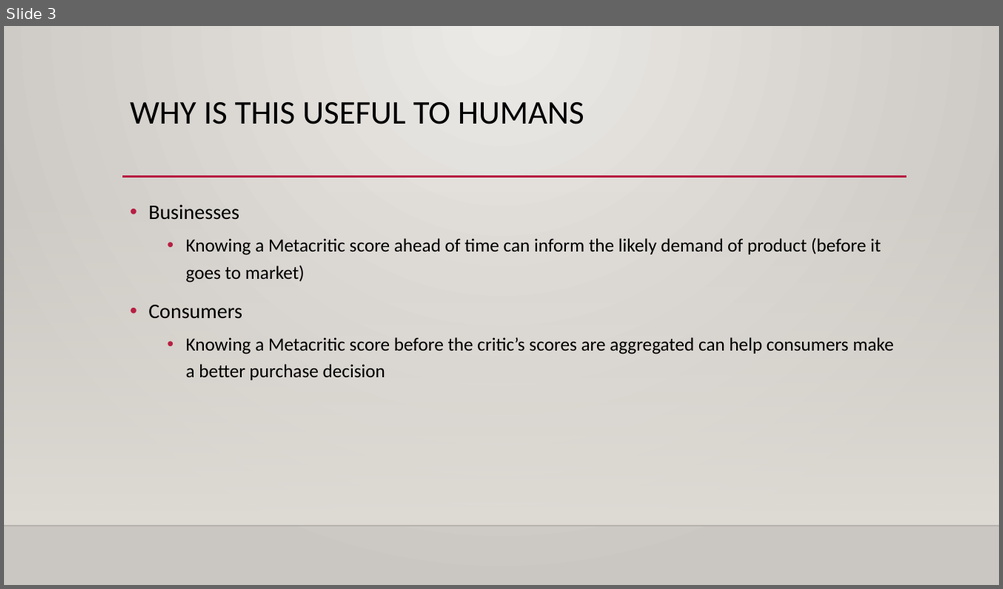
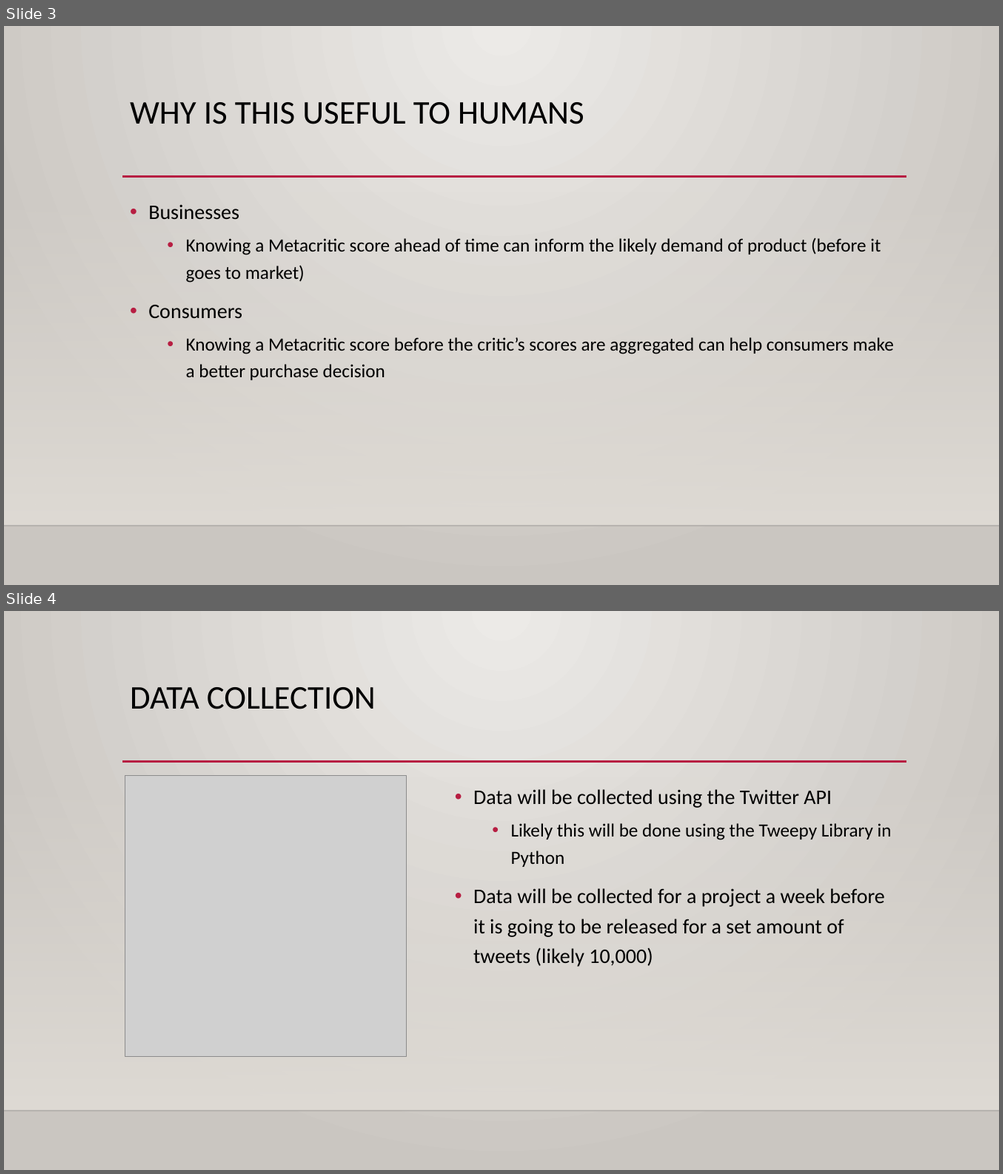
Before and after one commit to amspies/cse408, a slide deck: Project_3_Proposal.pptx. Shown one above the other, each under a label of ours: slide 3 before the commit, slides 3 and 4 after it. The pictures are 1003x589 and 1003x1174 pixels, drawn with LibreOffice and Linux fonts; fonts in the diff are those of the drawing; grey boxes stand for pictures; background and template pictures are left out. Boxes give left, top, right and bottom in pixels: in the first picture for what was removed or moved away, otherwise in the second. Text is boxed around its words. In the diff, an @@ line names an element or a change of style, - is before the commit and + after.

```diff
--- a/Project_3_Proposal.pptx
+++ b/Project_3_Proposal.pptx
@@ slide 4 added at (4,611,999,1170), background gradient #ECEAE7 to #CAC7C1; not listed: 3 template elements that a slide beside it also shows @@
@@ title added at (130,687,375,709), 32 pt, text #000000 @@
+DATA COLLECTION
@@ picture added at (125,775,406,1056) @@
@@ text added at (473,789,891,967), 20 pt, text #000000 @@
+• Data will be collected using the Twitter API
+  • Likely this will be done using the Tweepy Library in Python
+• Data will be collected for a project a week before it is going to be released for a set amount of tweets (likely 10,000)
```
Also in this commit, not shown: 1 slide changed, 2 other slides added.
